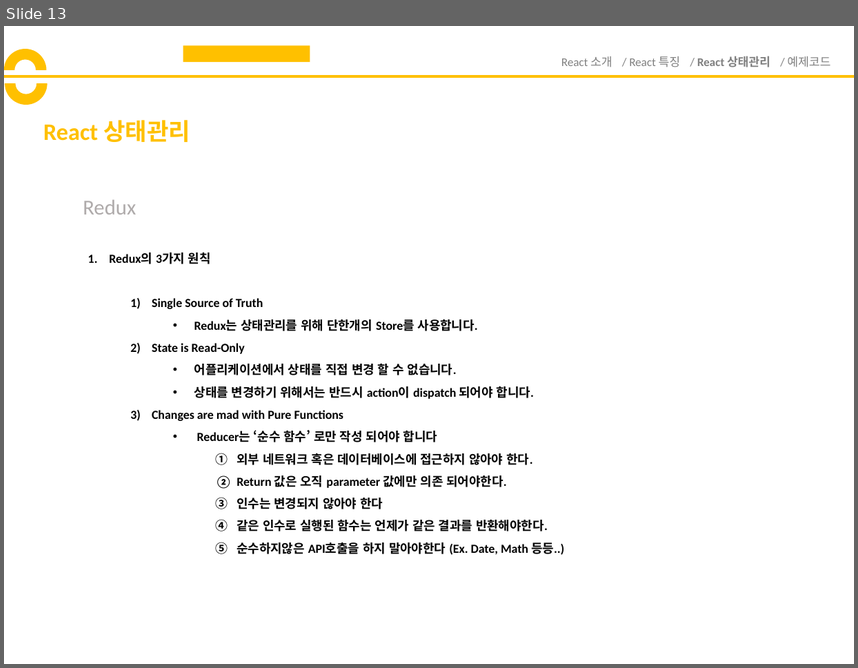
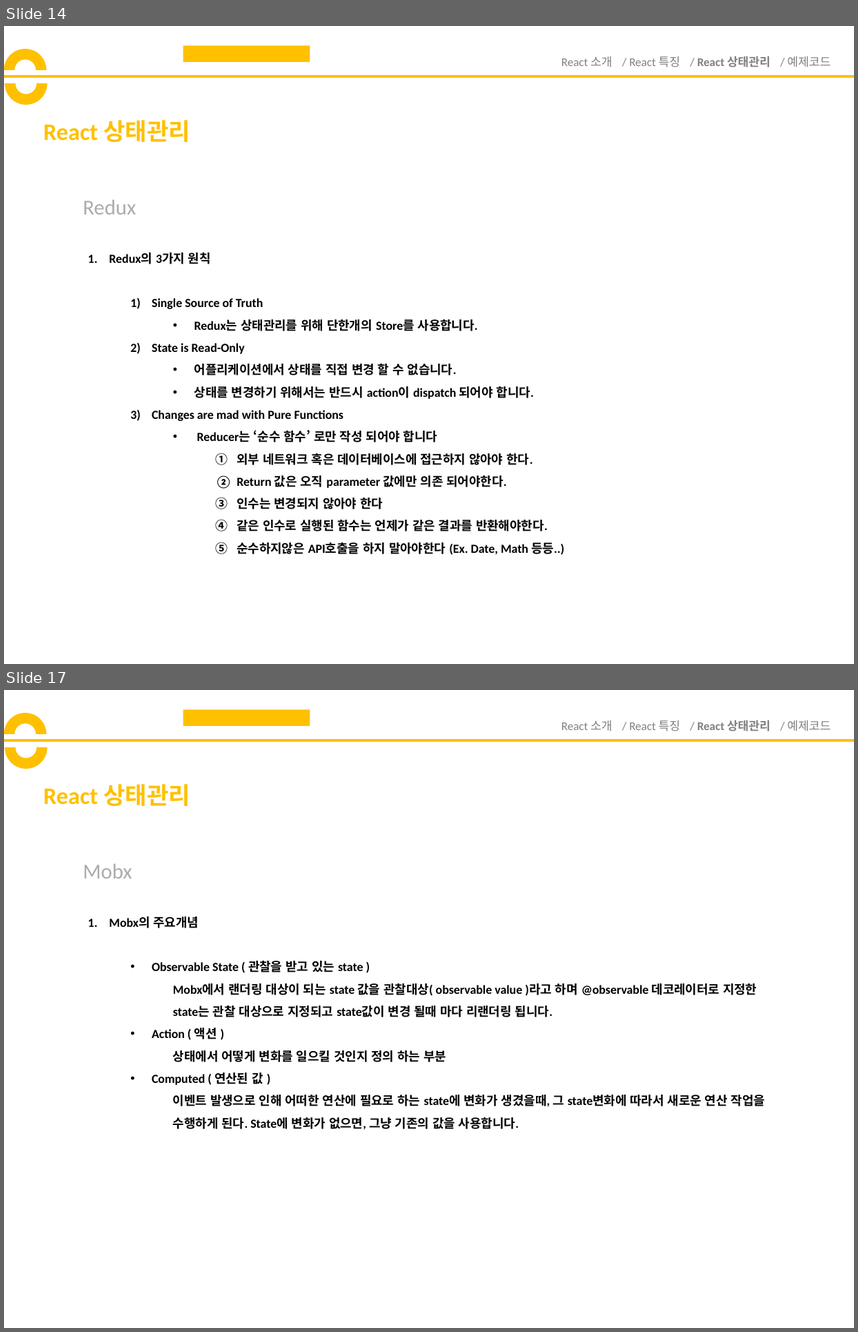
Before and after one commit to yuhyunjae12/ReactStudy, a slide deck: React발표자료.pptx. Shown one above the other, each under a label of ours: slide 13 before the commit, slides 14 and 17 after it; the slides between them are not shown. The pictures are 858x668 and 858x1332 pixels, drawn with LibreOffice and Linux fonts; fonts in the diff are those of the drawing. Boxes give left, top, right and bottom in pixels: in the first picture for what was removed or moved away, otherwise in the second. Text is boxed around its words. In the diff, an @@ line names an element or a change of style, - is before the commit and + after.

```diff
--- a/React발표자료.pptx
+++ b/React발표자료.pptx
@@ slide 17 added at [4,690,854,1328], background #FFFFFF @@
@@ rectangle added at [183,709,310,726], fill #FFC000 @@
@@ arch (boxed as its full ring) added at [4,713,47,756], fill #FFC000 @@
@@ arch (boxed as its full ring) added at [5,727,47,769], fill #FFC000 @@
@@ text added at [562,720,831,731], 10 pt, text #808080 @@
+React 소개 / React 특징 / React 상태관리 / 예제코드
@@ line added from (4, 740) to (854, 740), #FFC000 2.25 pt @@
@@ title added at [43,784,190,806], 20 pt, text #FFC000, bold @@
+React 상태관리
@@ text added at [83,864,132,878], 18 pt, text #AFABAB @@
+Mobx
@@ text added at [109,916,765,1129], 10.5 pt, text #000000, bold @@
+1. Mobx의 주요개념
+  • Observable State ( 관찰을 받고 있는 state )
+    Mobx에서 랜더링 대상이 되는 state 값을 관찰대상( observable value )라고 하며 @observable 데코레이터로 지정한 state는 관찰 대상으로 지정되고 state값이 변경 될때 마다 리랜더링 됩니다.
+  • Action ( 액션 )
+    상태에서 어떻게 변화를 일으킬 것인지 정의 하는 부분
+  • Computed ( 연산된 값 )
+    이벤트 발생으로 인해 어떠한 연산에 필요로 하는 state에 변화가 생겼을때, 그 state변화에 따라서 새로운 연산 작업을 수행하게 된다. State에 변화가 없으면, 그냥 기존의 값을 사용합니다.
@@ what was slide 13 is now slide 14 @@
```
Also in this commit, not shown: 2 slides changed, 3 other slides added.
